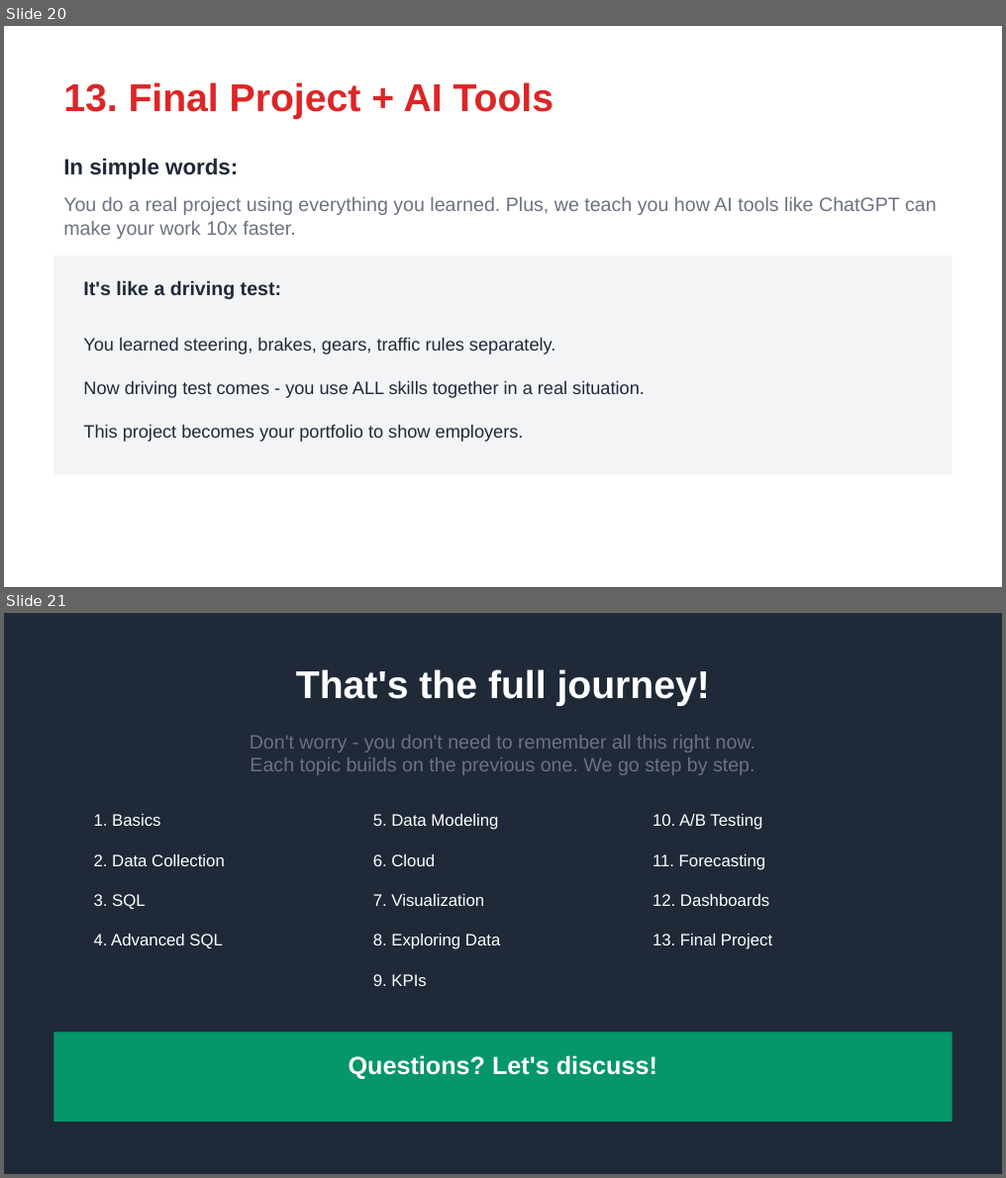
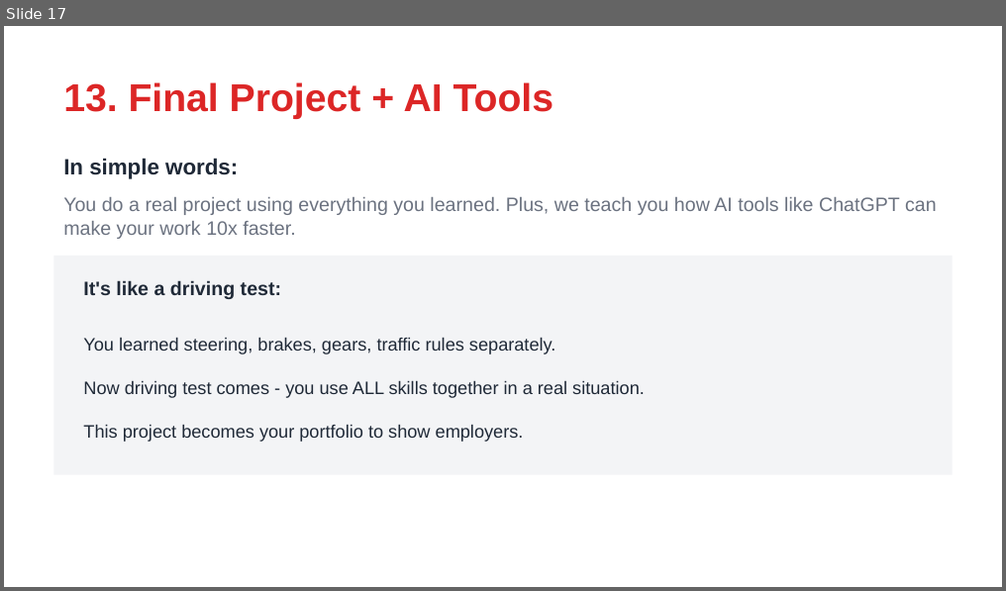
Before and after one commit to sauhar/Business-Data-Analytics, a slide deck: Slides/Business_Data_Analytics_Course_Introduction.pptx. Shown one above the other, each under a label of ours: slides 20 and 21 before the commit, slide 17 after it. The pictures are 1006x1178 and 1006x591 pixels, drawn with LibreOffice and Linux fonts; fonts in the diff are those of the drawing. Boxes give left, top, right and bottom in pixels: in the first picture for what was removed or moved away, otherwise in the second. Text is boxed around its words. In the diff, an @@ line names an element or a change of style, - is before the commit and + after.

```diff
--- a/Slides/Business_Data_Analytics_Course_Introduction.pptx
+++ b/Slides/Business_Data_Analytics_Course_Introduction.pptx
@@ slide 21 removed at box(4, 613, 1002, 1174), background #1F2937 @@
@@ text removed at box(296, 669, 710, 706) @@
-That's the full journey!
@@ text removed at box(250, 735, 755, 775) @@
-Don't worry - you don't need to remember all this right now.
-Each topic builds on the previous one. We go step by step.
@@ text removed at box(94, 814, 160, 826) @@
-1. Basics
@@ text removed at box(373, 814, 498, 830) @@
-5. Data Modeling
@@ text removed at box(652, 814, 762, 830) @@
-10. A/B Testing
@@ text removed at box(94, 855, 225, 866) @@
-2. Data Collection
@@ text removed at box(373, 855, 435, 866) @@
-6. Cloud
@@ text removed at box(652, 855, 766, 870) @@
-11. Forecasting
@@ text removed at box(94, 894, 146, 909) @@
-3. SQL
@@ text removed at box(373, 894, 484, 906) @@
-7. Visualization
@@ text removed at box(652, 894, 769, 906) @@
-12. Dashboards
@@ text removed at box(94, 934, 223, 949) @@
-4. Advanced SQL
@@ text removed at box(373, 934, 500, 950) @@
-8. Exploring Data
@@ text removed at box(652, 934, 772, 950) @@
-13. Final Project
@@ text removed at box(373, 974, 426, 986) @@
-9. KPIs
@@ rectangle removed at box(54, 1032, 952, 1122) @@
@@ text removed at box(349, 1056, 657, 1079) @@
-Questions? Let's discuss!
@@ what was slide 20 is now slide 17 @@
```
Also in this commit, not shown: 3 other slides removed, 7 other files.
